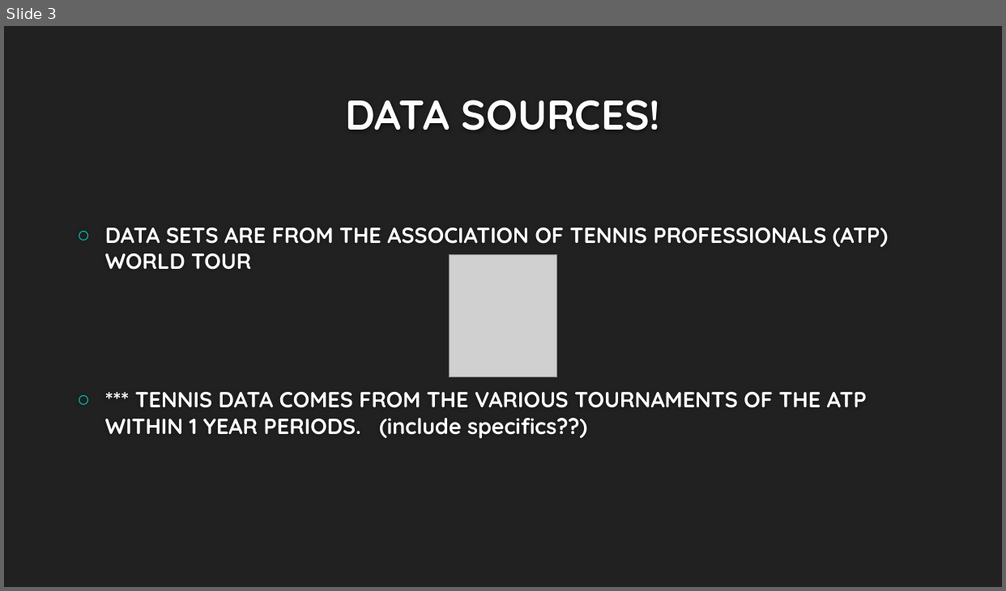
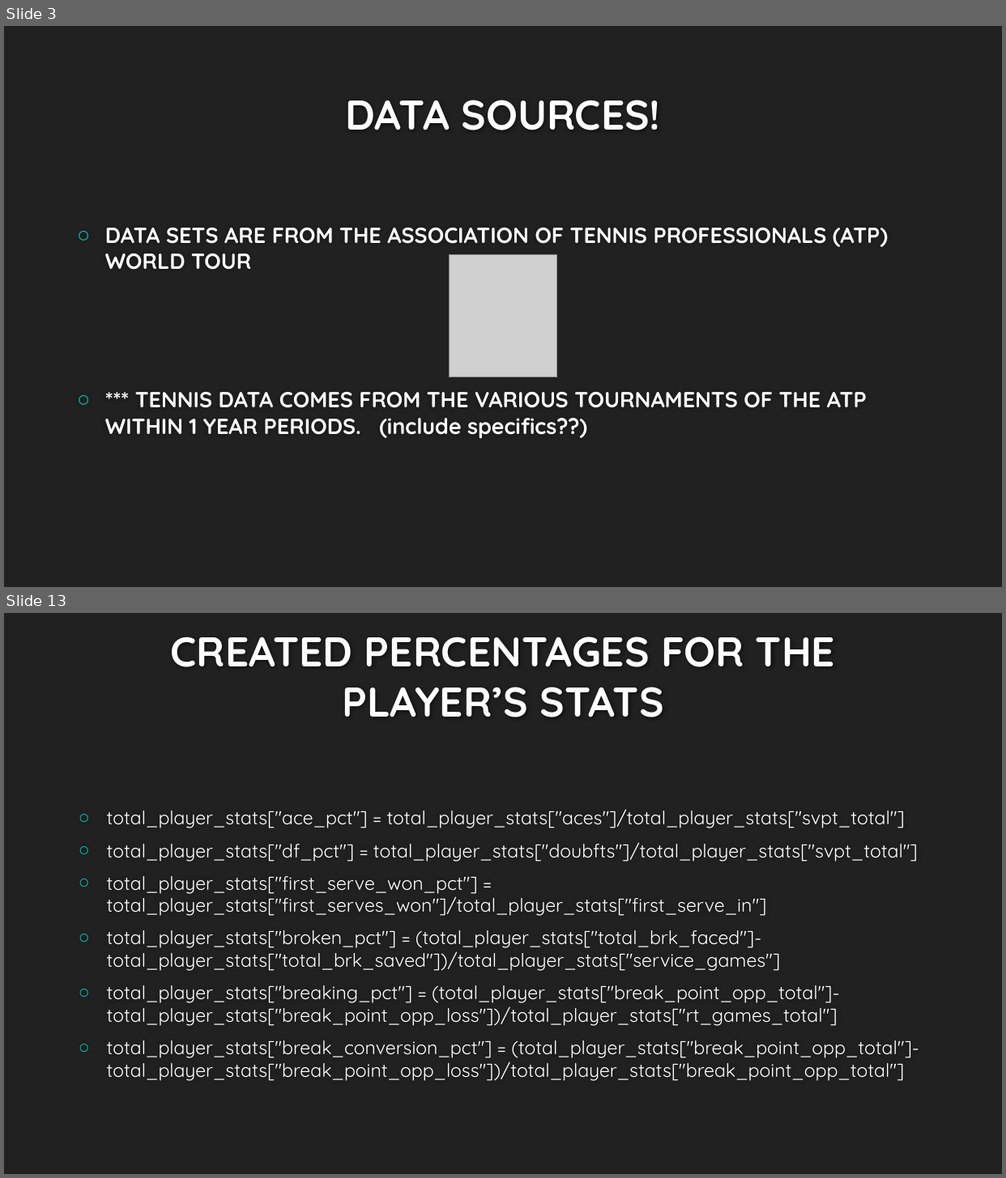
Before and after one commit to APK500/project-three, a slide deck: UNABLE LARKS! – PREDICTING TENNIS.pptx. Shown one above the other, each under a label of ours: slide 3 before the commit, slides 3 and 13 after it; the slides between them are not shown. The pictures are 1006x591 and 1006x1178 pixels, drawn with LibreOffice and Linux fonts; fonts in the diff are those of the drawing; grey boxes stand for pictures; background and template pictures are left out. Boxes give left, top, right and bottom in pixels: in the first picture for what was removed or moved away, otherwise in the second. Text is boxed around its words. In the diff, an @@ line names an element or a change of style, - is before the commit and + after.

```diff
--- a/UNABLE LARKS! – PREDICTING TENNIS.pptx
+++ b/UNABLE LARKS! – PREDICTING TENNIS.pptx
@@ slide 13 added at [4, 613, 1002, 1174], background #212121 @@
@@ title added at [171, 636, 835, 717], 40 pt, text #FEFEFE, bold @@
+CREATED PERCENTAGES FOR THE PLAYER’S STATS
@@ text added at [107, 809, 919, 1081], 18 pt, text #FFFFFF @@
+○ total_player_stats["ace_pct"] = total_player_stats["aces"]/total_player_stats["svpt_total"]
+○ total_player_stats["df_pct"] = total_player_stats["doubfts"]/total_player_stats["svpt_total"]
+○ total_player_stats["first_serve_won_pct"] = total_player_stats["first_serves_won"]/total_player_stats["first_serve_in"]
+○ total_player_stats["broken_pct"] = (total_player_stats["total_brk_faced"]-total_player_stats["total_brk_saved"])/total_player_stats["service_games"]
+○ total_player_stats["breaking_pct"] = (total_player_stats["break_point_opp_total"]-total_player_stats["break_point_opp_loss"])/total_player_stats["rt_games_total"]
+○ total_player_stats["break_conversion_pct"] = (total_player_stats["break_point_opp_total"]-total_player_stats["break_point_opp_loss"])/total_player_stats["break_point_opp_total"]
```
Also in this commit, not shown: 1 slide changed, 9 other slides added, 8 other files.
